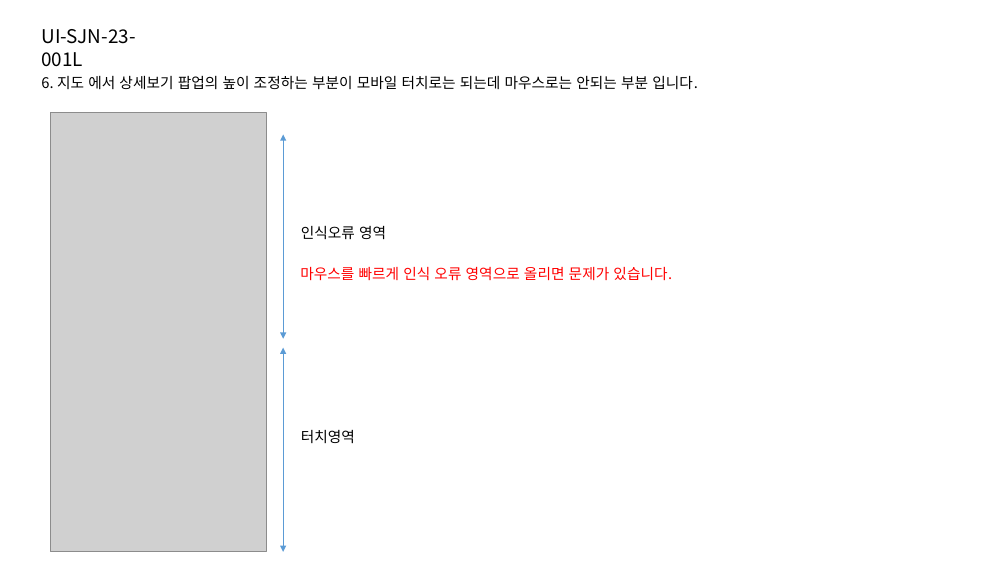
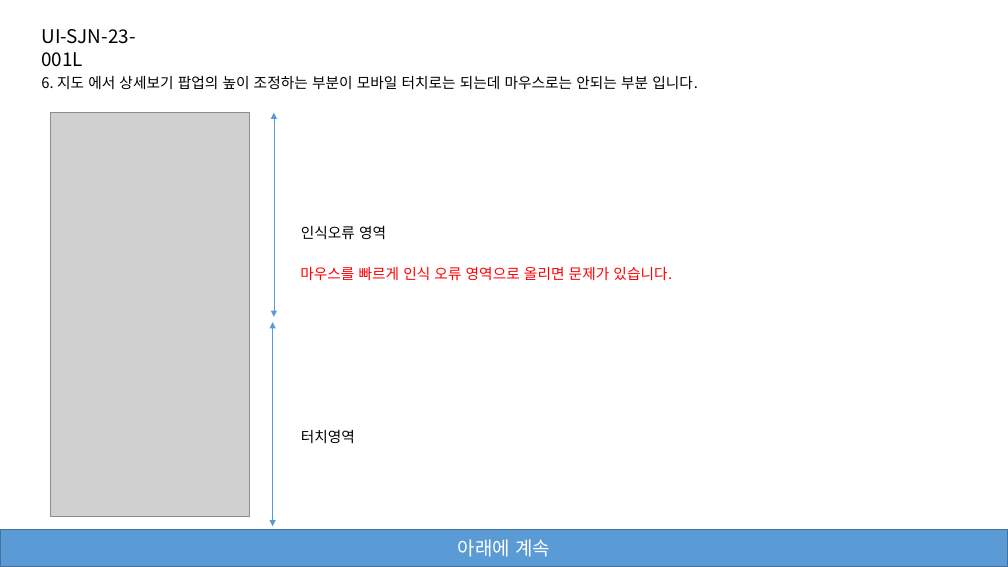
Before and after one commit to jeoungGyy/sejong, a slide deck: slide 7 of ppt/03-21.pptx. Drawn at 1008x567 pixels with LibreOffice and Linux fonts; fonts in the diff are those of the drawing; grey boxes stand for pictures. Boxes give left, top, right and bottom in pixels: in the first picture for what was removed or moved away, otherwise in the second. Text is boxed around its words. In the diff, an @@ line names an element or a change of style, - is before the commit and + after.

```diff
--- a/ppt/03-21.pptx
+++ b/ppt/03-21.pptx
@@ picture: place and size @@
-picture at (51,113,267,552)
+picture at (51,113,250,516)
@@ double arrow moved from (284, 135) - (284, 339) to (274, 113) - (274, 317) @@
@@ double arrow moved from (284, 348) - (284, 552) to (273, 322) - (273, 526) @@
@@ rectangle added at (0,530,1008,567), fill #5B9BD5, outline #43739E 1 pt, 18 pt, text #FFFFFF @@
+아래에 계속
```
Also in this commit, not shown: 1 slide added, 3 other files.
